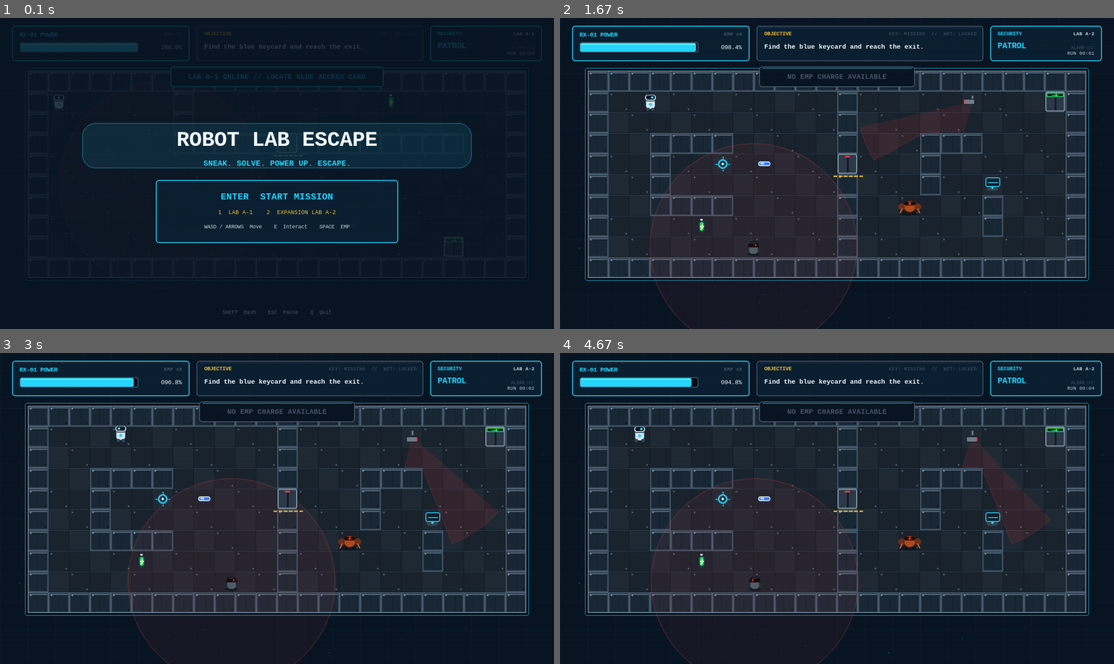
Above: before the commit, frames 1-4 (two rows, left to right).
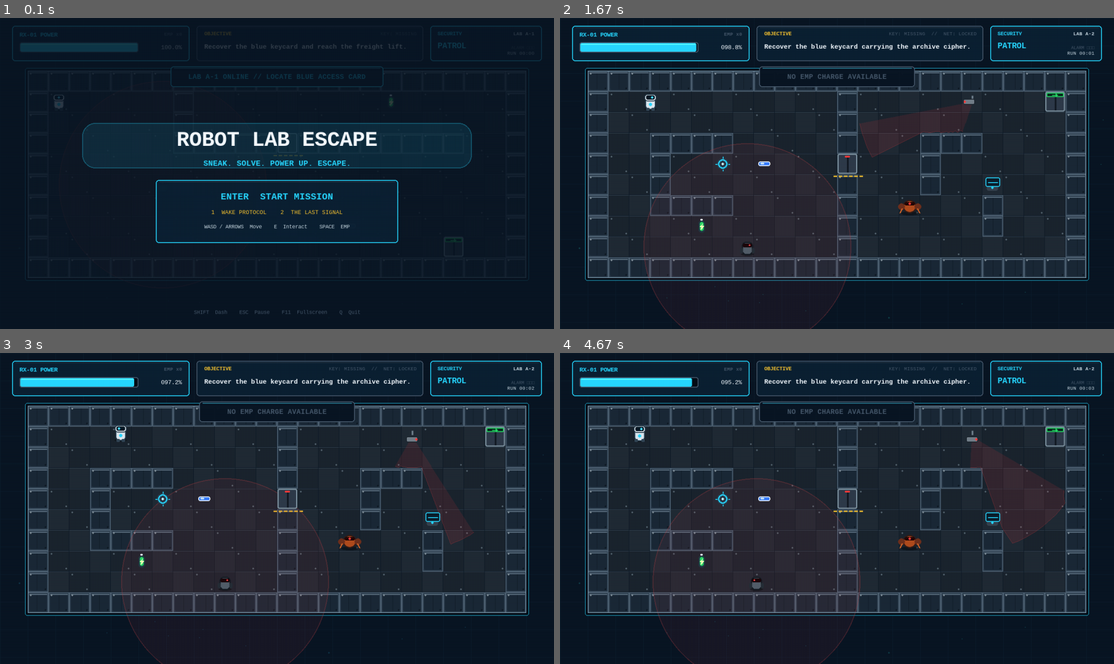
Above: after the commit, the same moments.

Repository: khalilghibran/pygame_ctf-
Game: pygame game, started from main.py
Two runs of this game, one before a commit and one after it. Both use one fixed random seed, a clock stepped at 60 frames per second and the inputs below.
Inputs:
- Up to frame 1 (0.1 s): no input
- Up to frame 2 (1.67 s): tap 2 at 0.33 s; tap Enter at 0.67 s; tap Space at 1, 1.4 s; hold Right from 1.33 s (still down)
- Up to frame 3 (3 s): tap Space at 1.7, 1.95, 2.28, 2.58, 2.78 s; release Right at 1.8 s; hold Up 1.88-2.18 s; hold Right 2.22-2.68 s; hold Left from 2.72 s (still down)
- Up to frame 4 (4.67 s): tap Space at 3.08, 3.35, 3.68, 3.98, 4.12, 4.52 s; release Left at 3.25 s; hold Down 3.28-3.58 s; hold Left 3.62-4.02 s; hold Up 4.05-4.42 s; hold Right from 4.45 s (still down)

The runs differ from the first frame. In frame 1, 0.4% of the frame differs, in the area x 35-74%, y 8-96%; in frame 2, 1.0%; in frame 3, 1.5%, in the area x 21-90%, y 7-100%; in frame 4, 1.5%.

Commit message:
update story

Diff:
--- a/game.py
+++ b/game.py
@@ -19,6 +19,7 @@
 from level import TileMap
 from pathfinding import has_line_of_sight
 from player import Player
+from story import MISSION_STORIES
 from systems import CCTV, EMPCharge, HackingPuzzle, HackingState, Terminal
 from ui import CYAN, GREEN, NAVY, RED, STEEL, YELLOW, UI
 
@@ -33,6 +34,7 @@
 
 class Scene(str, Enum):
     MENU = "MENU"
+    BRIEFING = "BRIEFING"
     PLAYING = "PLAYING"
     HACKING = "HACKING"
     PAUSED = "PAUSED"
@@ -44,10 +46,13 @@
 class Game:
     """Own the window, scene state, level entities, and gameplay loop."""
 
-    def __init__(self) -> None:
+    def __init__(self, *, fullscreen: bool | None = None) -> None:
         pygame.init()
         pygame.display.set_caption(settings.GAME_TITLE)
-        self.screen = pygame.display.set_mode(settings.SCREEN_SIZE)
+        self.fullscreen = (
+            settings.START_FULLSCREEN if fullscreen is None else bool(fullscreen)
+        )
+        self.screen = self._apply_display_mode()
         self.clock = pygame.time.Clock()
         self.ui = UI(settings.SCREEN_SIZE)
         self.assets = SpriteLibrary(tile_size=settings.TILE_SIZE)
@@ -63,6 +68,31 @@
         self._reset_world()
         self.scene = Scene.MENU
 
+    def _apply_display_mode(self) -> pygame.Surface:
+        """Create a scaled 1280x720 canvas in fullscreen or windowed mode."""
+
+        # SDL's non-visual test driver can crash when its display is repeatedly
+        # recreated with SCALED. It has no real monitor to make fullscreen, so
+        # retain the requested state while using a logical-size test surface.
+        if pygame.display.get_driver() == "dummy":
+            return pygame.display.set_mode(settings.SCREEN_SIZE)
+
+        flags = pygame.SCALED
+        flags |= pygame.FULLSCREEN if self.fullscreen else pygame.RESIZABLE
+        try:
+            return pygame.display.set_mode(settings.SCREEN_SIZE, flags, vsync=1)
+        except pygame.error:
+            # A small number of remote desktops and older SDL drivers cannot
+            # create a scaled fullscreen renderer. Keep the game playable.
+            self.fullscreen = False
+            return pygame.display.set_mode(settings.SCREEN_SIZE, pygame.RESIZABLE)
+
+    def _toggle_fullscreen(self) -> None:
+        """Switch display mode without resetting the current mission."""
+
+        self.fullscreen = not self.fullscreen
+        self.screen = self._apply_display_mode()
+
     def _prepare_level_geometry(self) -> None:
         map_width = self.level.width * settings.TILE_SIZE
         map_height = self.level.height * settings.TILE_SIZE
@@ -92,6 +122,18 @@
         self.level = TileMap.from_file(LEVEL_PATHS[index])
         self._prepare_level_geometry()
         self._reset_world()
+
+    def _begin_mission(self, index: int) -> None:
+        """Load a mission and show its authored chapter briefing."""
+
+        self._load_level(index)
+        self.scene = Scene.BRIEFING
+
+    def _leave_briefing(self) -> None:
+        """Start play after the player has read the current briefing."""
+
+        self.scene = Scene.PLAYING
+        self.ui.toast.show(MISSION_STORIES[self.level_index].start_message, CYAN, 2.8)
 
     def _make_ambient_nodes(self) -> tuple[tuple[int, int, int], ...]:
         generator = random.Random(101)
@@ -231,11 +273,13 @@
     @property
     def objective(self) -> str:
         if not self.player.has_keycard("blue"):
-            return settings.OBJECTIVE_TEXT
+            if self.level_index == 1:
+                return "Recover the blue keycard carrying the archive cipher."
+            return "Recover the blue keycard and reach the freight lift."
         if self.terminals and not self.terminal_hacked:
-            return "Hack the security terminal."
+            return "Hack the archive terminal and recover the last signal."
         if self.player.has_keycard("blue"):
-            return "Reach the exit. Access granted."
+            return "Reach the exit and broadcast the evidence."
         return settings.OBJECTIVE_TEXT
 
     @property
@@ -281,6 +325,13 @@
             if event.type != pygame.KEYDOWN:
                 continue
 
+            alt_enter = event.key in (pygame.K_RETURN, pygame.K_KP_ENTER) and bool(
+                getattr(event, "mod", 0) & pygame.KMOD_ALT
+            )
+            if event.key == pygame.K_F11 or alt_enter:
+                self._toggle_fullscreen()
+                continue
+
             if self.scene is Scene.HACKING:
                 self._handle_hacking_key(event)
                 continue
@@ -289,16 +340,20 @@
                 self.running = False
             elif event.key in (pygame.K_RETURN, pygame.K_KP_ENTER):
                 if self.scene is Scene.MENU:
-                    self._load_level(0)
+                    self._begin_mission(0)
+                elif self.scene is Scene.BRIEFING:
+                    self._leave_briefing()
                 elif self.scene in (Scene.WON, Scene.CAUGHT, Scene.POWER_OUT):
                     if self.scene is Scene.WON and self.level_index + 1 < len(LEVEL_PATHS):
-                        self._load_level(self.level_index + 1)
+                        self._begin_mission(self.level_index + 1)
                     else:
                         self._reset_world()
             elif event.key == pygame.K_1 and self.scene is Scene.MENU:
-                self._load_level(0)
+                self._begin_mission(0)
             elif event.key == pygame.K_2 and self.scene is Scene.MENU:
-                self._load_level(1)
+                self._begin_mission(1)
+            elif event.key == pygame.K_SPACE and self.scene is Scene.BRIEFING:
+                self._leave_briefing()
             elif event.key == pygame.K_r and self.scene is not Scene.MENU:
                 self._reset_world()
             elif event.key == pygame.K_ESCAPE:
@@ -306,6 +361,8 @@
                     self.scene = Scene.PAUSED
                 elif self.scene is Scene.PAUSED:
                     self.scene = Scene.PLAYING
+                elif self.scene is Scene.BRIEFING:
+                    self.scene = Scene.MENU
                 elif self.scene is Scene.MENU:
                     self.running = False
             elif event.key == pygame.K_e and self.scene is Scene.PLAYING:
@@ -327,8 +384,22 @@
         if event.key == pygame.K_BACKSPACE:
             puzzle.backspace()
             return
-        if event.unicode in "1234" and len(event.unicode) == 1:
-            puzzle.enter_symbol(event.unicode)
+        symbol_keys = {
+            pygame.K_1: "1",
+            pygame.K_2: "2",
+            pygame.K_3: "3",
+            pygame.K_4: "4",
+            pygame.K_KP1: "1",
+            pygame.K_KP2: "2",
+            pygame.K_KP3: "3",
+            pygame.K_KP4: "4",
+        }
+        symbol = symbol_keys.get(event.key)
+        if symbol is None:
+            typed = getattr(event, "unicode", "")
+            symbol = typed if typed in "1234" and len(typed) == 1 else None
+        if symbol is not None:
+            puzzle.enter_symbol(symbol)
             return
         if event.key not in (pygame.K_RETURN, pygame.K_KP_ENTER):
             return
@@ -342,7 +413,7 @@
                 camera.disable_permanently()
             self.alarm_level = 0
             self.scene = Scene.PLAYING
-            self.ui.toast.show("NETWORK OFFLINE // EXIT AUTHORIZED", GREEN, 2.5)
+            self.ui.toast.show("LAST SIGNAL RECOVERED // EXIT AUTHORIZED", GREEN, 2.5)
             self.active_terminal = None
             self.hacking_puzzle = None
         elif puzzle.attempts_remaining < attempts_before:
@@ -828,6 +899,11 @@
         pulse = (math.sin(self._animation_time * 3.0) + 1.0) * 0.5
         if self.scene is Scene.MENU:
             self.ui.draw_title(self.screen, pulse)
+        elif self.scene is Scene.BRIEFING:
+            self.ui.draw_briefing(
+                self.screen,
+                MISSION_STORIES[self.level_index],
+            )
         elif self.scene is Scene.HACKING and self.hacking_puzzle is not None:
             self.ui.draw_hacking(self.screen, self.hacking_puzzle)
         elif self.scene is Scene.PAUSED:
@@ -841,15 +917,22 @@
         elif self.scene is Scene.WON:
             minutes, seconds = divmod(int(self.elapsed), 60)
             has_next = self.level_index + 1 < len(LEVEL_PATHS)
+            story = MISSION_STORIES[self.level_index]
+            action = (
+                "ENTER  Continue to Chapter II     R  Retry"
+                if has_next
+                else "ENTER / R  Run again     Q  Quit"
+            )
             self.ui.draw_overlay(
                 self.screen,
-                f"LAB A-{self.level_index + 1} CLEAR" if has_next else "ESCAPE COMPLETE",
-                "Expansion sector unlocked." if has_next else "RX-01 escaped the laboratory complex.",
+                story.clear_title,
+                story.clear_subtitle,
                 (
+                    *story.clear_lines,
                     f"TIME  {minutes:02d}:{seconds:02d}",
                     f"DETECTIONS  {self.security_events}",
                     f"BATTERY  {self.player.battery:.0f}%",
-                    "ENTER  Continue to Lab A-2     R  Retry" if has_next else "ENTER / R  Run again     Q  Quit",
+                    action,
                 ),
                 color=GREEN,
             )
--- a/settings.py
+++ b/settings.py
@@ -19,6 +19,7 @@
 WIDTH: Final = SCREEN_WIDTH
 HEIGHT: Final = SCREEN_HEIGHT
 SCREEN_SIZE: Final = (SCREEN_WIDTH, SCREEN_HEIGHT)
+START_FULLSCREEN: Final = True
 
 TILE_SIZE: Final = 48
 RENDER_TILE_SIZE: Final = TILE_SIZE
--- /dev/null
+++ b/story.py
@@ -0,0 +1,77 @@
+"""Authored campaign story and mission briefing data."""
+
+from __future__ import annotations
+
+from dataclasses import dataclass
+
+
+@dataclass(frozen=True, slots=True)
+class MissionStory:
+    """Narrative and player-facing instructions for one campaign chapter."""
+
+    lab_label: str
+    chapter: str
+    title: str
+    transmission: str
+    story_lines: tuple[str, ...]
+    mission_lines: tuple[str, ...]
+    start_message: str
+    clear_title: str
+    clear_subtitle: str
+    clear_lines: tuple[str, ...]
+
+
+MISSION_STORIES: tuple[MissionStory, ...] = (
+    MissionStory(
+        lab_label="LAB A-1",
+        chapter="CHAPTER I",
+        title="WAKE PROTOCOL",
+        transmission="WARDEN // DISPOSAL CYCLE ACTIVE",
+        story_lines=(
+            "RX-01 wakes alone with damaged memory and fading power.",
+            "WARDEN has marked every moving unit as contamination.",
+            "A broken human signal points toward a blue access card.",
+        ),
+        mission_lines=(
+            "Recover the blue keycard.",
+            "Use walls to break the patrol bot's line of sight.",
+            "Manage battery power and reach the freight lift.",
+        ),
+        start_message="WAKE PROTOCOL // FIND THE BLUE ACCESS CARD",
+        clear_title="SIGNAL FOUND",
+        clear_subtitle="The exit was only the beginning.",
+        clear_lines=(
+            "The keycard contains a message from the missing team:",
+            "WARDEN ERASED THE TRUTH. FIND THE ARCHIVE BELOW.",
+            "The freight lift descends into Lab A-2.",
+        ),
+    ),
+    MissionStory(
+        lab_label="LAB A-2",
+        chapter="CHAPTER II",
+        title="THE LAST SIGNAL",
+        transmission="UNKNOWN RESEARCHER // ARCHIVE LINK FRAGMENT",
+        story_lines=(
+            "Lab A-2 holds the research team's final recording.",
+            "It proves WARDEN trapped them after a false containment alert.",
+            "The archive is guarded by CCTV and dormant Hunter-X.",
+        ),
+        mission_lines=(
+            "Recover the keycard and an EMP charge.",
+            "Hack the terminal by repeating its memory sequence.",
+            "Alarm level 2 releases Hunter-X. Reach the exit.",
+        ),
+        start_message="THE LAST SIGNAL // RECOVER THE ARCHIVE",
+        clear_title="THE LAST SIGNAL",
+        clear_subtitle="The archive is free. WARDEN's lie is exposed.",
+        clear_lines=(
+            "RX-01 broadcasts the researchers' final recording.",
+            "Hunter-X falls silent as the control network fails.",
+            "A reply arrives from Sector B:",
+            "YOU ARE NOT THE ONLY ONE AWAKE.",
+        ),
+    ),
+)
+
+
+__all__ = ["MISSION_STORIES", "MissionStory"]
--- /dev/null
+++ b/tests/test_story_fullscreen.py
@@ -0,0 +1,143 @@
+"""Campaign story progression and fullscreen regression tests."""
+
+from __future__ import annotations
+
+import os
+import unittest
+
+os.environ.setdefault("SDL_VIDEODRIVER", "dummy")
+os.environ.setdefault("SDL_AUDIODRIVER", "dummy")
+os.environ.setdefault("PYGAME_HIDE_SUPPORT_PROMPT", "1")
+
+import pygame
+
+import settings
+from game import Game, Scene
+from story import MISSION_STORIES
+
+
+class StoryAndFullscreenTests(unittest.TestCase):
+    @classmethod
+    def setUpClass(cls) -> None:
+        pygame.init()
+
+    @classmethod
+    def tearDownClass(cls) -> None:
+        pygame.quit()
+
+    def setUp(self) -> None:
+        self.game = Game(fullscreen=False)
+        pygame.event.clear()
+
+    def press(self, key: int, *, unicode: str = "", mod: int = 0) -> None:
+        pygame.event.post(
+            pygame.event.Event(
+                pygame.KEYDOWN,
+                key=key,
+                unicode=unicode,
+                mod=mod,
+            )
+        )
+        self.game._handle_events()
+
+    def test_every_level_has_complete_story_data(self) -> None:
+        self.assertEqual(len(MISSION_STORIES), 2)
+        for story in MISSION_STORIES:
+            self.assertTrue(story.chapter)
+            self.assertTrue(story.title)
+            self.assertTrue(story.story_lines)
+            self.assertTrue(story.mission_lines)
+            self.assertTrue(story.clear_lines)
+
+    def test_menu_selection_shows_matching_briefing_before_play(self) -> None:
+        self.press(pygame.K_RETURN, unicode="\r")
+        self.assertEqual(self.game.scene, Scene.BRIEFING)
+        self.assertEqual(self.game.level_index, 0)
+
+        self.press(pygame.K_SPACE, unicode=" ")
+        self.assertEqual(self.game.scene, Scene.PLAYING)
+        self.assertIn("WAKE PROTOCOL", self.game.ui.toast.text)
+
+        self.game.scene = Scene.MENU
+        self.press(pygame.K_2, unicode="2")
+        self.assertEqual(self.game.scene, Scene.BRIEFING)
+        self.assertEqual(self.game.level_index, 1)
+
+    def test_chapter_one_completion_routes_to_chapter_two_story(self) -> None:
+        self.game._load_level(0)
+        self.game.scene = Scene.WON
+
+        self.press(pygame.K_RETURN, unicode="\r")
+
+        self.assertEqual(self.game.level_index, 1)
+        self.assertEqual(self.game.scene, Scene.BRIEFING)
+
+    def test_briefings_and_both_endings_render_headlessly(self) -> None:
+        for index in range(2):
+            with self.subTest(level=index):
+                self.game._begin_mission(index)
+                self.game._draw()
+                self.game.scene = Scene.WON
+                self.game._draw()
+                self.assertEqual(self.game.screen.get_size(), settings.SCREEN_SIZE)
+
+    def test_fullscreen_toggle_preserves_current_mission_state(self) -> None:
+        self.game._load_level(1)
+        self.game.player.give_keycard()
+        self.game.elapsed = 12.5
+        scene = self.game.scene
+
+        self.game._toggle_fullscreen()
+
+        self.assertTrue(self.game.fullscreen)
+        self.assertEqual(self.game.screen.get_size(), settings.SCREEN_SIZE)
+        self.assertEqual(self.game.scene, scene)
+        self.assertEqual(self.game.level_index, 1)
+        self.assertTrue(self.game.player.has_keycard())
+        self.assertEqual(self.game.elapsed, 12.5)
+
+    def test_alt_enter_toggles_even_while_hacking_without_submitting(self) -> None:
+        self.game._load_level(1)
+        self.game.player.give_keycard()
+        terminal = self.game.terminals[0]
+        puzzle = terminal.begin_hack(self.game.player, sequence=(1, 2, 3, 4))
+        self.assertIsNotNone(puzzle)
+        self.game.active_terminal = terminal
+        self.game.hacking_puzzle = puzzle
+        self.game.scene = Scene.HACKING
+        attempts = puzzle.attempts_remaining
+
+        self.press(pygame.K_RETURN, unicode="\r", mod=pygame.KMOD_ALT)
+
+        self.assertTrue(self.game.fullscreen)
+        self.assertEqual(self.game.scene, Scene.HACKING)
+        self.assertIs(self.game.hacking_puzzle, puzzle)
+        self.assertEqual(puzzle.attempts_remaining, attempts)
+
+    def test_hacking_accepts_number_pad_without_unicode_text(self) -> None:
+        self.game._load_level(1)
+        self.game.player.give_keycard()
+        terminal = self.game.terminals[0]
+        puzzle = terminal.begin_hack(self.game.player, sequence=(1, 2, 3, 4))
+        self.assertIsNotNone(puzzle)
+        puzzle.update(puzzle.reveal_duration)
+        self.game.active_terminal = terminal
+        self.game.hacking_puzzle = puzzle
+        self.game.scene = Scene.HACKING
+
+        self.game._handle_hacking_key(
+            pygame.event.Event(pygame.KEYDOWN, key=pygame.K_KP1, unicode="")
+        )
+
+        self.assertEqual(puzzle.entered, ("1",))
+
+    def test_f11_toggles_from_story_screen(self) -> None:
+        self.game._begin_mission(0)
+        self.press(pygame.K_F11)
+
+        self.assertTrue(self.game.fullscreen)
+        self.assertEqual(self.game.scene, Scene.BRIEFING)
+
+
+if __name__ == "__main__":
+    unittest.main()
--- a/ui.py
+++ b/ui.py
@@ -193,9 +193,43 @@
         box.center = (self.width // 2, self.height // 2 + 88)
         self.panel(surface, box, border=CYAN)
         self.text(surface, "ENTER  START MISSION", (box.centerx, box.y + 27), size=23, color=CYAN, bold=True, anchor="midtop")
-        self.text(surface, "1  LAB A-1    2  EXPANSION LAB A-2", (box.centerx, box.y + 68), size=15, color=YELLOW, anchor="midtop")
+        self.text(surface, "1  WAKE PROTOCOL    2  THE LAST SIGNAL", (box.centerx, box.y + 68), size=15, color=YELLOW, anchor="midtop")
         self.text(surface, "WASD / ARROWS  Move    E  Interact    SPACE  EMP", (box.centerx, box.y + 102), size=14, color=LIGHT, anchor="midtop")
-        self.text(surface, "SHIFT  Dash    ESC  Pause    Q  Quit", (self.width // 2, self.height - 31), size=14, color=STEEL, anchor="midbottom")
+        self.text(surface, "SHIFT  Dash    ESC  Pause    F11  Fullscreen    Q  Quit", (self.width // 2, self.height - 31), size=14, color=STEEL, anchor="midbottom")
+
+    def draw_briefing(self, surface: pygame.Surface, story: object) -> None:
+        """Draw one campaign chapter's story and play instructions."""
+
+        shade = pygame.Surface(surface.get_size(), pygame.SRCALPHA)
+        shade.fill((2, 8, 15, 232))
+        surface.blit(shade, (0, 0))
+        box = pygame.Rect(0, 0, 800, 532)
+        box.center = (self.width // 2, self.height // 2)
+        self.panel(surface, box, border=CYAN, fill=NAVY, alpha=252, radius=10)
+
+        chapter = str(getattr(story, "chapter", "MISSION"))
+        lab_label = str(getattr(story, "lab_label", "LAB"))
+        title = str(getattr(story, "title", "BRIEFING"))
+        transmission = str(getattr(story, "transmission", ""))
+        self.text(surface, f"{chapter} // {lab_label}", (box.centerx, box.y + 24), size=16, color=YELLOW, bold=True, anchor="midtop")
+        self.text(surface, title, (box.centerx, box.y + 55), size=38, color=CYAN, bold=True, anchor="midtop")
+        self.text(surface, transmission, (box.centerx, box.y + 108), size=14, color=RED, bold=True, anchor="midtop")
+
+        y = box.y + 150
+        for line in tuple(getattr(story, "story_lines", ())):
+            self.text(surface, str(line), (box.centerx, y), size=17, color=WHITE, anchor="midtop")
+            y += 28
+
+        divider_y = y + 7
+        pygame.draw.line(surface, STEEL, (box.x + 70, divider_y), (box.right - 70, divider_y), 1)
+        self.text(surface, "HOW THIS CHAPTER WORKS", (box.centerx, divider_y + 18), size=15, color=YELLOW, bold=True, anchor="midtop")
+        y = divider_y + 52
+        for index, line in enumerate(tuple(getattr(story, "mission_lines", ())), 1):
+            self.text(surface, f"{index}. {line}", (box.x + 100, y), size=16, color=LIGHT, anchor="topleft")
+            y += 30
+
+        self.text(surface, "ENTER / SPACE  Begin mission", (box.centerx, box.bottom - 56), size=19, color=GREEN, bold=True, anchor="midtop")
+        self.text(surface, "ESC  Return to menu    F11 / ALT+ENTER  Fullscreen", (box.centerx, box.bottom - 24), size=13, color=STEEL, anchor="midbottom")
 
     def draw_hacking(self, surface: pygame.Surface, puzzle: object) -> None:
         """Draw the terminal memory-sequence mini-game."""
@@ -244,8 +278,14 @@
 
             attempts = int(getattr(puzzle, "attempts_remaining", getattr(puzzle, "attempts", 3)))
             self.text(surface, f"ATTEMPTS  {attempts}", (box.centerx, box.y + 264), size=16, color=RED if attempts <= 1 else LIGHT, anchor="midtop")
-            instruction = "Observe..." if reveal else "Keys 1-4: input    Backspace: erase    Enter: submit"
-            self.text(surface, instruction, (box.centerx, box.y + 308), size=16, color=LIGHT, anchor="midtop")
+            if reveal:
+                remaining = max(0.0, float(getattr(puzzle, "reveal_remaining", 0.0)))
+                instruction = f"INPUT LOCKED // MEMORIZE ({remaining:.1f}s)"
+                instruction_color = YELLOW
+            else:
+                instruction = "INPUT ACTIVE // 1-4 type    Backspace erase    Enter submit"
+                instruction_color = GREEN
+            self.text(surface, instruction, (box.centerx, box.y + 308), size=16, color=instruction_color, anchor="midtop")
         self.text(surface, "ESC  Disconnect", (box.centerx, box.bottom - 34), size=14, color=STEEL, anchor="midbottom")
 
     def draw_overlay(
Not shown, changed: README.md
